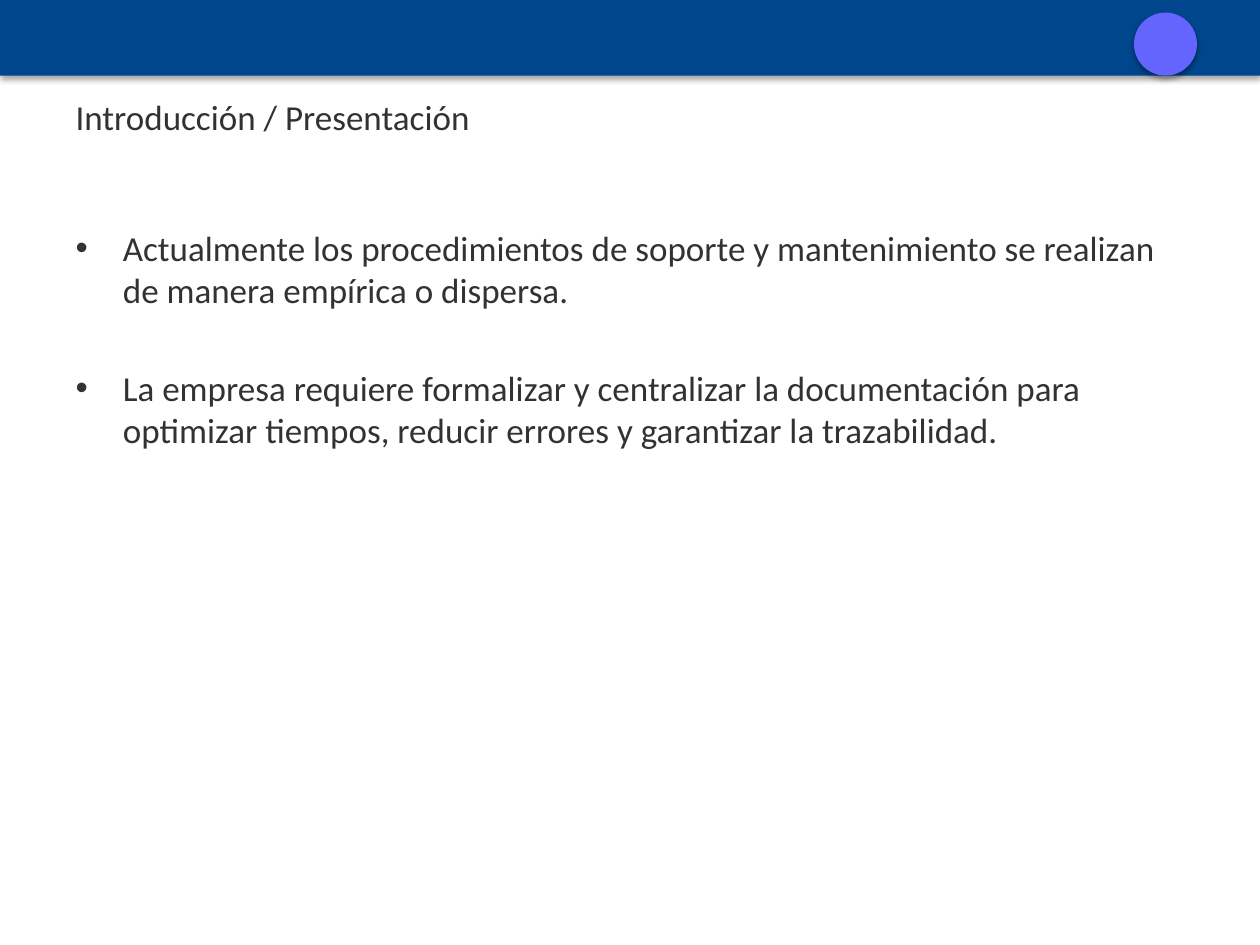
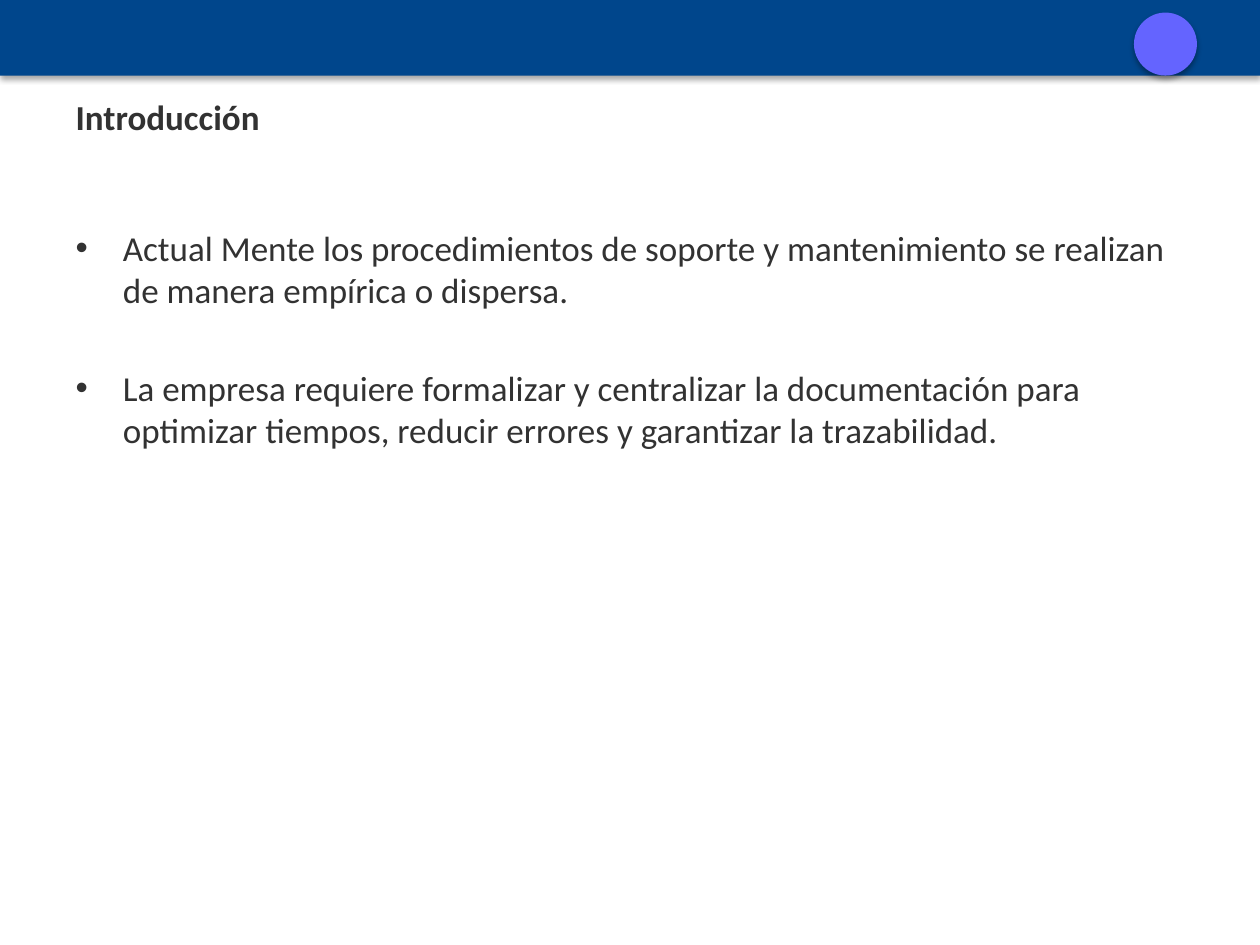
Before and after one commit to And1119/ProyectoMejora, a slide deck: slide 2 of propuesta/Presentacion_PlanMejora_TI_Empresa.pptx. Drawn at 1260x945 pixels with LibreOffice and Linux fonts; fonts in the diff are those of the drawing. Boxes give left, top, right and bottom in pixels: in the first picture for what was removed or moved away, otherwise in the second. Text is boxed around its words. In the diff, an @@ line names an element or a change of style, - is before the commit and + after.

Commit message:
update

```diff
--- a/propuesta/Presentacion_PlanMejora_TI_Empresa.pptx
+++ b/propuesta/Presentacion_PlanMejora_TI_Empresa.pptx
@@ title at [76, 105, 260, 131]: text changed; bold on @@
-Introducción / Presentación
+Introducción
@@ text at [123, 236, 1164, 309]: text changed @@
-• Actualmente los procedimientos de soporte y mantenimiento se realizan de manera empírica o dispersa.
+• Actual Mente los procedimientos de soporte y mantenimiento se realizan de manera empírica o dispersa.
```
Also in this commit, not shown: 7 other slides changed.
